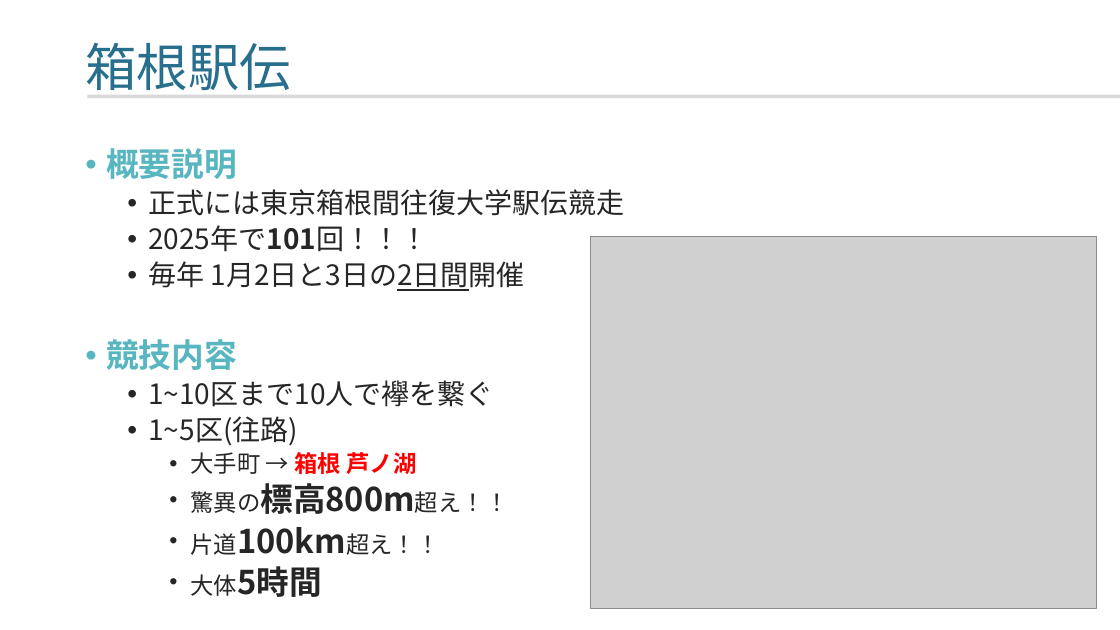
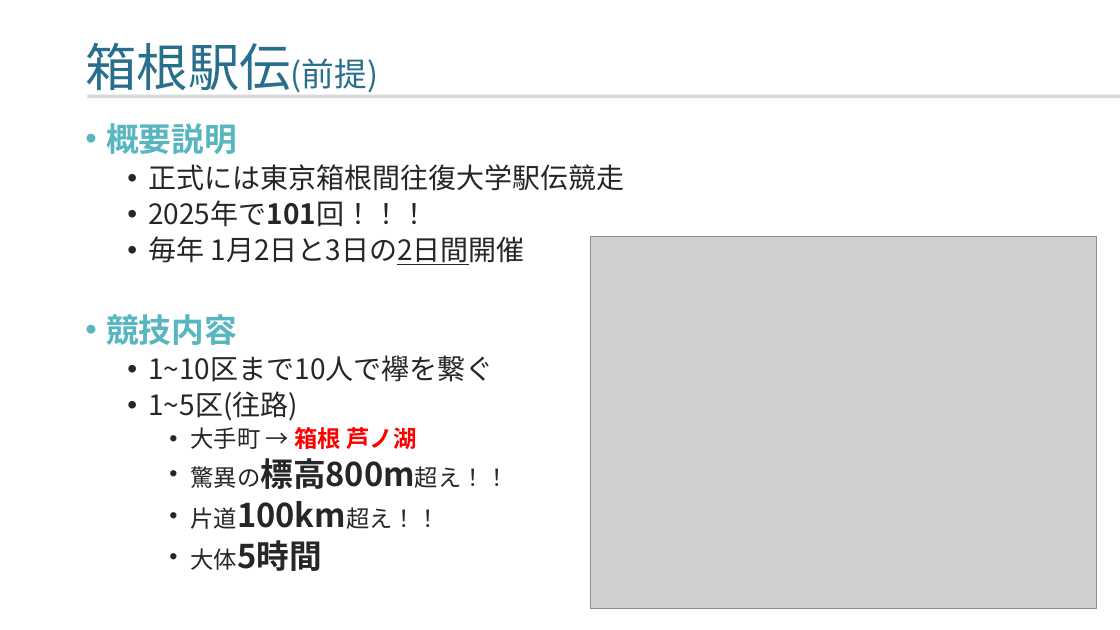
Before and after one commit to yamada-ai/java-prac, a slide deck: slide 18 of 2025_0131_箱根駅伝_aa.pptx (slide 9 before the commit). Drawn at 1120x630 pixels with LibreOffice and Linux fonts; fonts in the diff are those of the drawing; grey boxes stand for pictures. Boxes give left, top, right and bottom in pixels: in the first picture for what was removed or moved away, otherwise in the second. Text is boxed around its words. In the diff, an @@ line names an element or a change of style, - is before the commit and + after.

```diff
--- a/2025_0131_箱根駅伝_aa.pptx
+++ b/2025_0131_箱根駅伝_aa.pptx
@@ title at (x1=85, y1=43, x2=378, y2=92): text changed @@
-箱根駅伝
+箱根駅伝(前提)
@@ text "概要説明" moved from (x1=106, y1=148, x2=624, y2=597) to (x1=106, y1=123, x2=624, y2=571) @@
```
Also in this commit, not shown: 12 other slides changed, 10 slides added.
